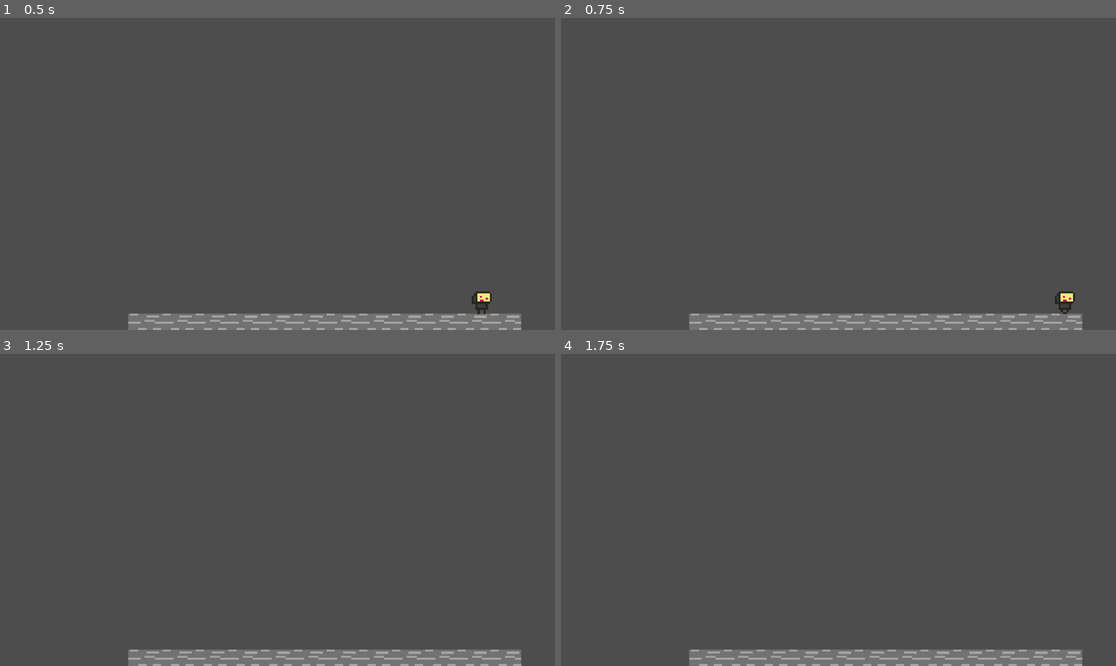
Above: before the commit, frames 1-4 (two rows, left to right).
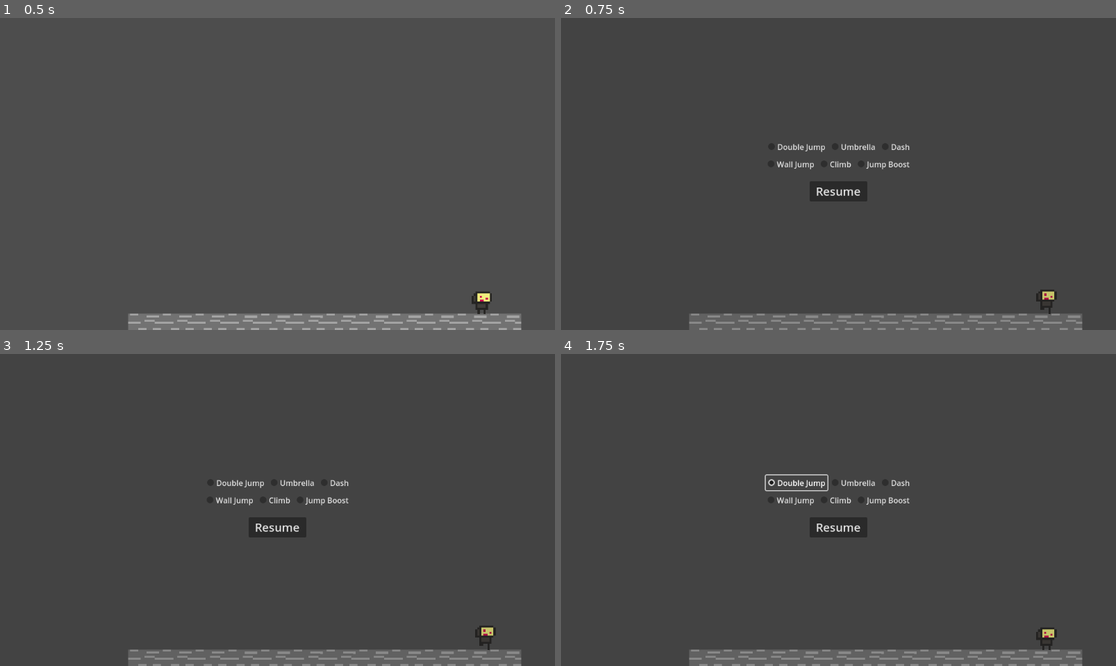
Above: after the commit, the same moments.

Repository: arcality/Built-to-Scale-GMTK-2024
Game: Godot game, scene res://scenes/main.tscn
Same seed, same stepped clock (60 frames per second), same inputs: the game is played once before the commit and once after it. The engine's default icon, where the game draws it, is replaced by a stand-in: a white triangle on a blue panel in a dark square.
Inputs (mouse positions are in pixels of both pictures, inside the frame that each line leads up to):
- Up to frame 1 (0.5 s): no input
- Up to frame 2 (0.75 s): move the mouse to (960, 158) at 0.52 s; hold D (move_right) from 0.53 s (still down); tap E (edit) at 0.6 s; click (960, 158) at 0.67 s
- Up to frame 3 (1.25 s): keep holding D (move_right); tap Space (jump) at 0.77 s
- Up to frame 4 (1.75 s): release D (move_right) at 1.25 s; click (794, 481) at 1.25 s, where only the run after the commit has a clickable "Double Jump"

Frame 1 is identical in both runs. In frame 2, 2.3% of the frame differs, in the area x 23-94%, y 40-100%; in frame 3, 2.1%; in frame 4, 2.3%.

Commit message:
changed edit area and made default abilities empty

Diff:
--- a/scenes/main.tscn
+++ b/scenes/main.tscn
@@ -19,9 +19,11 @@
 
 [node name="Player" parent="." instance=ExtResource("2_tyjf3")]
 position = Vector2(663, 222)
+active_jetpack_state = ""
+active_arm_state = ""
 
 [node name="edit_area" parent="." instance=ExtResource("4_lfd5i")]
-position = Vector2(972, 232)
+position = Vector2(948, 548)
 
 [node name="edit_menu" parent="." instance=ExtResource("6_ty4xn")]
 
